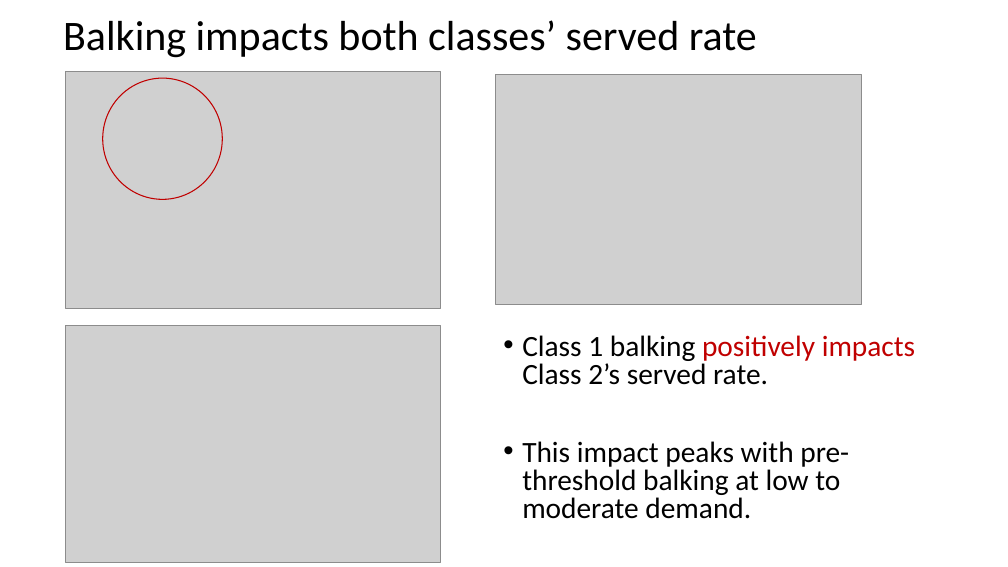
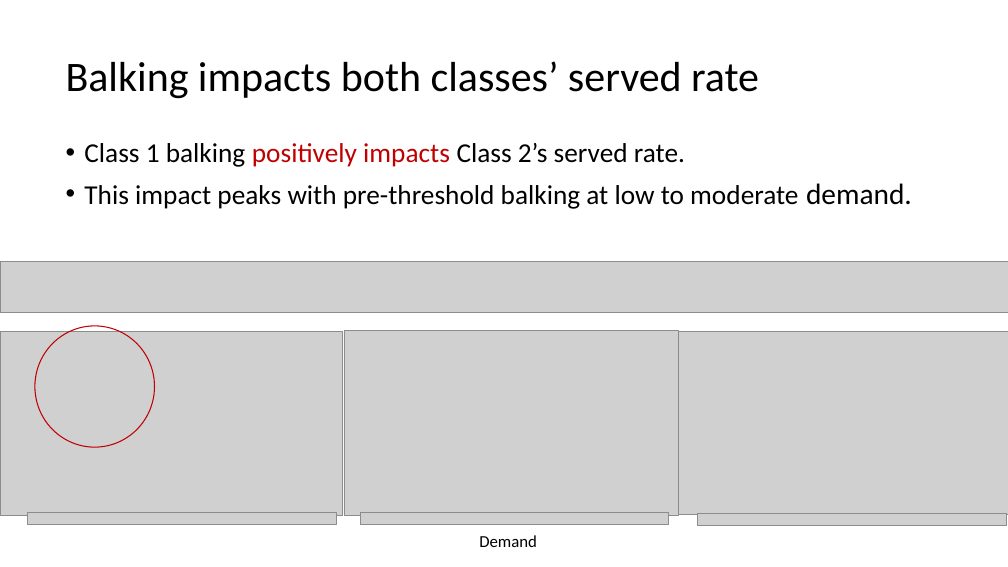
Before and after one commit to YcartXin/CUIMC-Appointment-Simulation, a slide deck: slide 11 of presentation/FCFS Presentation.pptx. Drawn at 1008x567 pixels with LibreOffice and Linux fonts; fonts in the diff are those of the drawing; grey boxes stand for pictures. Boxes give left, top, right and bottom in pixels: in the first picture for what was removed or moved away, otherwise in the second. Text is boxed around its words. In the diff, an @@ line names an element or a change of style, - is before the commit and + after.

```diff
--- a/presentation/FCFS Presentation.pptx
+++ b/presentation/FCFS Presentation.pptx
@@ title "Balking impacts both classes’ served ...": place and size @@
-title "Balking impacts both classes’ served ..." at <box>63,20,757,58</box>
+title "Balking impacts both classes’ served ..." at <box>66,61,759,99</box>
@@ text "Class 1 balking positively impacts ...": place and size @@
-text "Class 1 balking positively impacts ..." at <box>522,335,915,519</box>
+text "Class 1 balking positively impacts ..." at <box>84,143,912,209</box>
@@ text "Class 1 balking positively impacts ..." at <box>84,143,912,209</box>: size 28 to 26 pt; line spacing 0.8 to 0.9 @@
@@ picture added at <box>0,262,1008,313</box> @@
@@ ellipse: place and size @@
-ellipse at <box>103,78,222,199</box>
+ellipse at <box>35,326,154,447</box>
@@ picture: place and size @@
-picture at <box>65,71,441,308</box>
+picture at <box>0,331,343,515</box>
@@ picture: place and size @@
-picture at <box>496,74,861,304</box>
+picture at <box>344,330,678,515</box>
@@ picture: place and size @@
-picture at <box>65,326,441,563</box>
+picture at <box>677,331,1008,514</box>
@@ picture added at <box>28,513,337,524</box> @@
@@ picture added at <box>361,513,669,524</box> @@
@@ text added at <box>479,535,537,547</box>, 16 pt, text #000000 @@
+Demand
@@ picture added at <box>698,513,1006,525</box> @@
```
Also in this commit, not shown: 5 other slides changed, 5 slides added, 17 other files.
